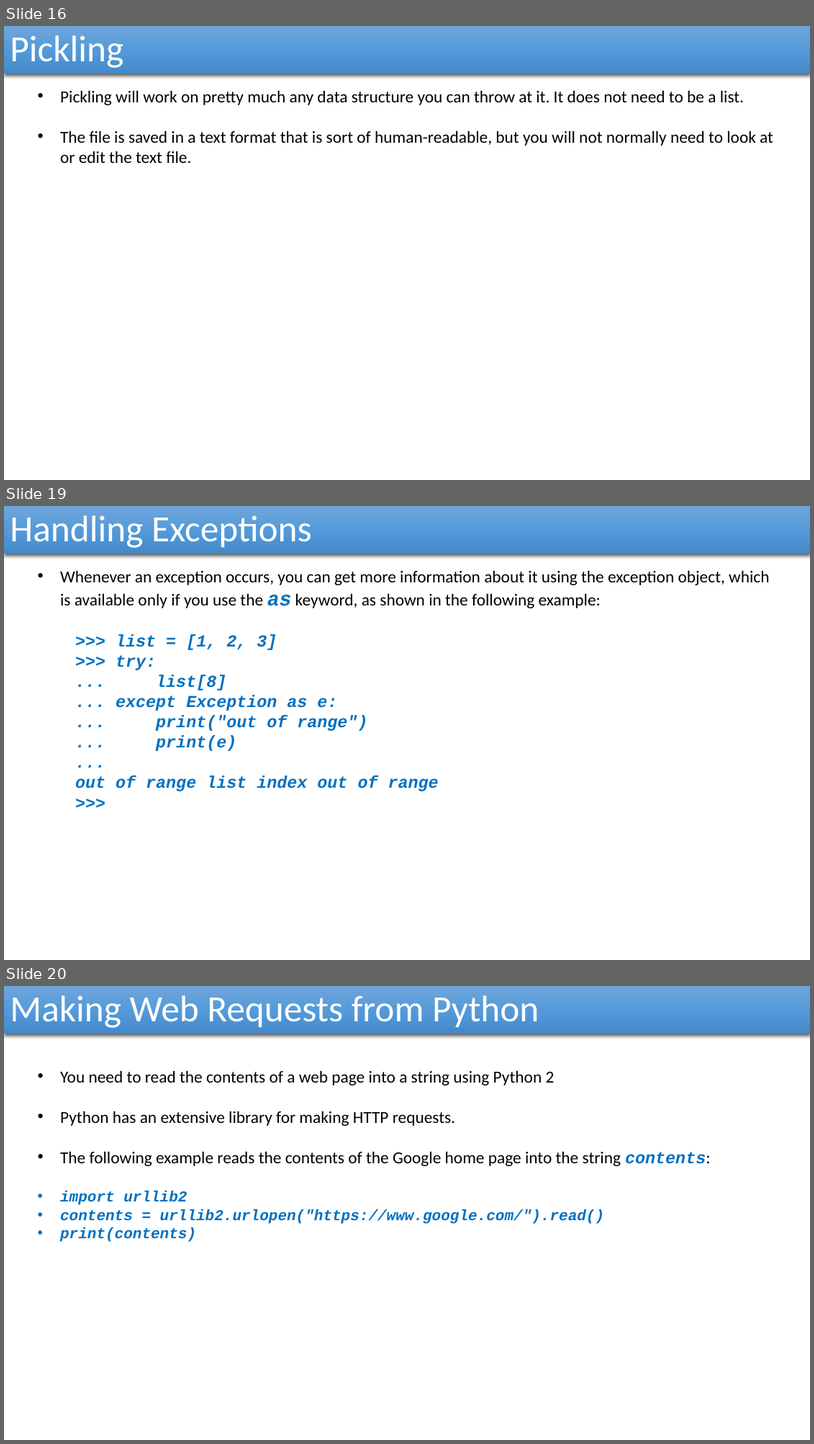
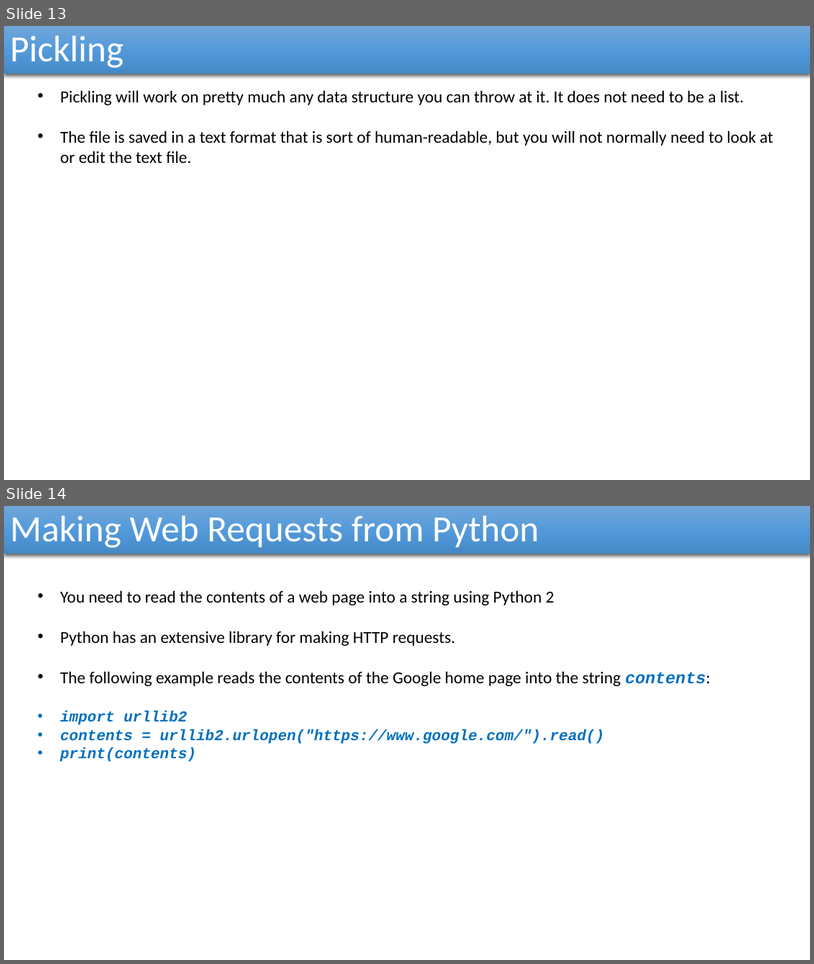
Before and after one commit to reza-arjmandi/rpi-course, a slide deck: session4/presentaion/Python_Advanced.pptx. Shown one above the other, each under a label of ours: slides 16, 19 and 20 before the commit, slides 13 and 14 after it; the slides between them are not shown. The pictures are 814x1444 and 814x964 pixels, drawn with LibreOffice and Linux fonts; fonts in the diff are those of the drawing. Boxes give left, top, right and bottom in pixels: in the first picture for what was removed or moved away, otherwise in the second. Text is boxed around its words. In the diff, an @@ line names an element or a change of style, - is before the commit and + after.

```diff
--- a/session4/presentaion/Python_Advanced.pptx
+++ b/session4/presentaion/Python_Advanced.pptx
@@ slide 19 removed at box(4, 506, 810, 960), background #FFFFFF @@
@@ rectangle removed at box(4, 506, 810, 554) @@
-Handling Exceptions
@@ text removed at box(60, 570, 769, 791) @@
-• Whenever an exception occurs, you can get more information about it using the exception object, which is available only if you use the as keyword, as shown in the following example:
-    >>> list = [1, 2, 3]
-    >>> try:
-    ... list[8]
-    ... except Exception as e:
-    ... print("out of range")
-    ... print(e)
-    ...
-    out of range list index out of range
-    >>>
@@ what was slide 16 is now slide 13 @@
@@ what was slide 20 is now slide 14 @@
```
Also in this commit, not shown: 5 other slides removed, 2 other files.
